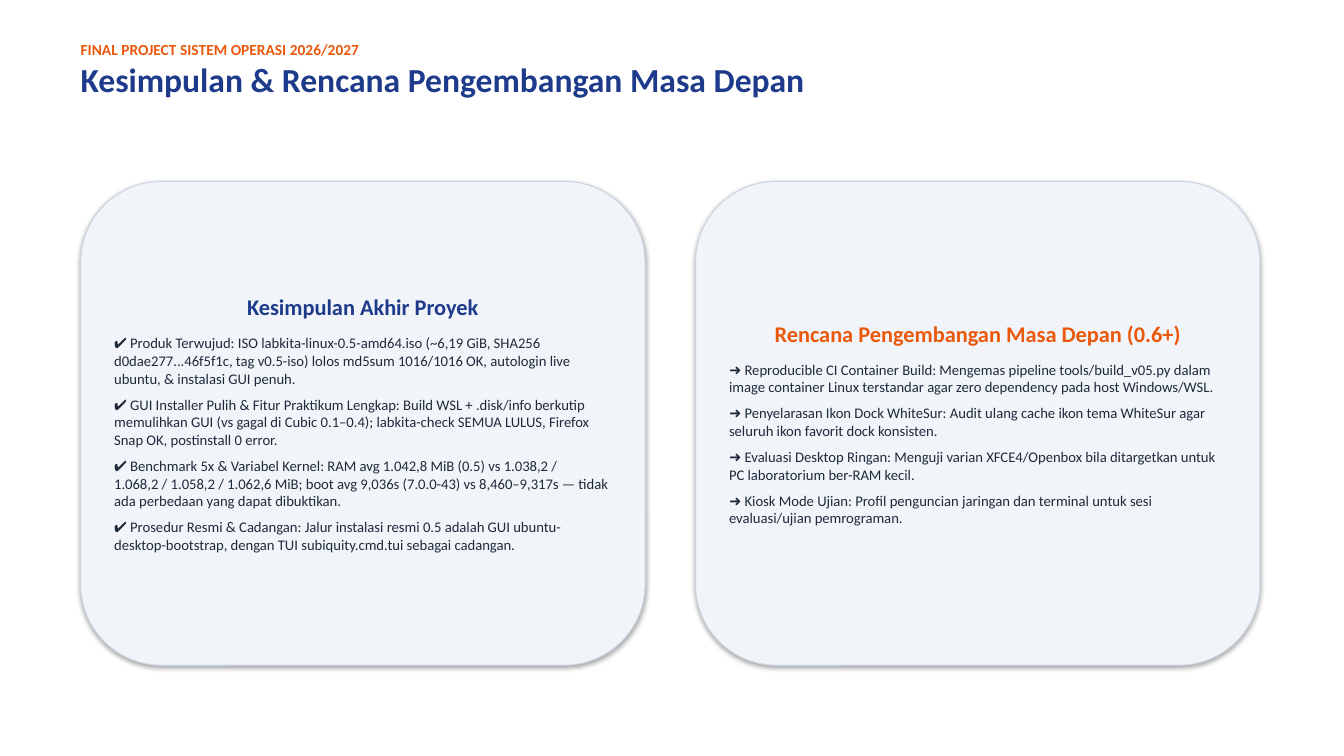
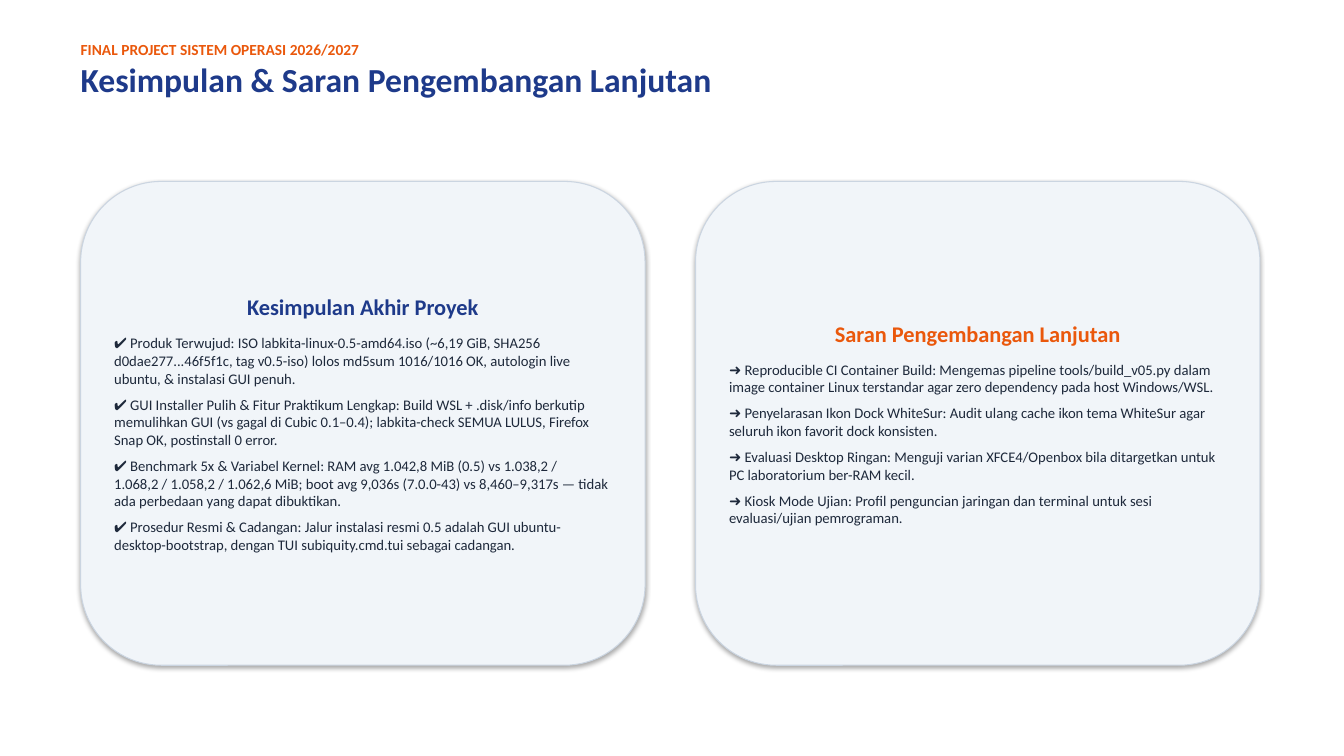
Before and after one commit to luvices/labkita, a slide deck: slide 12 of docs/presentation/labkita-presentation.pptx. Drawn at 1344x756 pixels with LibreOffice and Linux fonts; fonts in the diff are those of the drawing. Boxes give left, top, right and bottom in pixels: in the first picture for what was removed or moved away, otherwise in the second. Text is boxed around its words. In the diff, an @@ line names an element or a change of style, - is before the commit and + after.

```diff
--- a/docs/presentation/labkita-presentation.pptx
+++ b/docs/presentation/labkita-presentation.pptx
@@ text at [81,68,711,98]: text changed @@
-Kesimpulan & Rencana Pengembangan Masa Depan
+Kesimpulan & Saran Pengembangan Lanjutan
@@ text in rounded rectangle at [835,326,1121,346]: text changed @@
-Rencana Pengembangan Masa Depan (0.6+)
+Saran Pengembangan Lanjutan
```
Also in this commit, not shown: 1 other slide changed, 4 other files.
